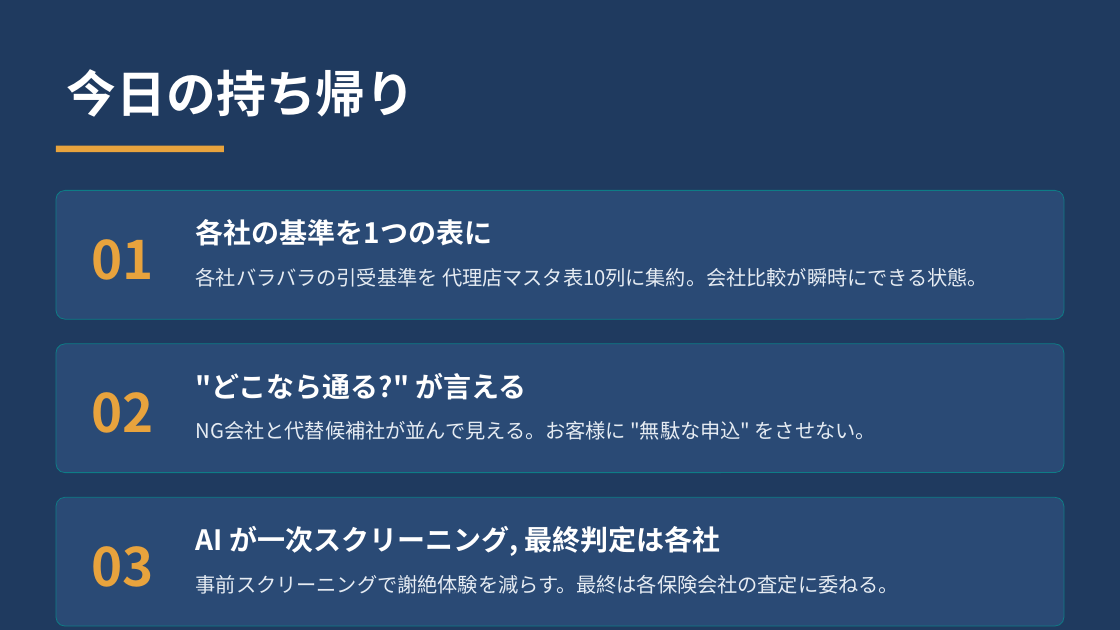
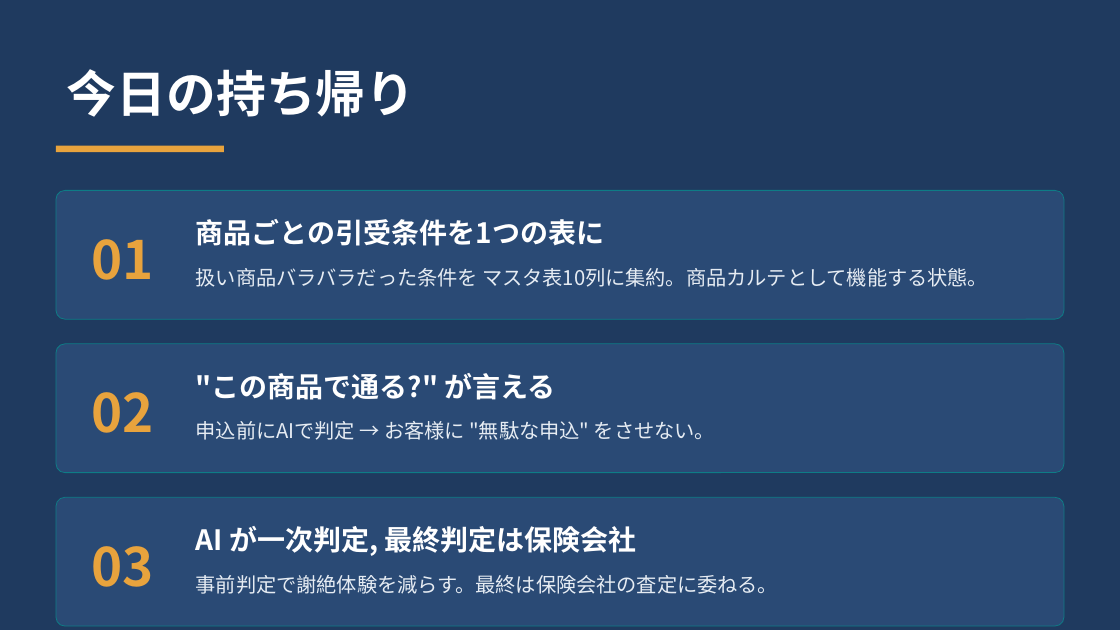
Before and after one commit to kana-story-321/github.io, a slide deck: slide 8 of lecture_pptx/out/s15/ワーク01.pptx. Drawn at 1120x630 pixels with LibreOffice and Linux fonts; fonts in the diff are those of the drawing. Boxes give left, top, right and bottom in pixels: in the first picture for what was removed or moved away, otherwise in the second. Text is boxed around its words. In the diff, an @@ line names an element or a change of style, - is before the commit and + after.

```diff
--- a/lecture_pptx/out/s15/ワーク01.pptx
+++ b/lecture_pptx/out/s15/ワーク01.pptx
@@ text at (196, 219, 604, 246): text changed @@
-各社の基準を1つの表に
+商品ごとの引受条件を1つの表に
@@ text at (196, 268, 988, 287): text changed @@
-各社バラバラの引受基準を 代理店マスタ表10列に集約。会社比較が瞬時にできる状態。
+扱い商品バラバラだった条件を マスタ表10列に集約。商品カルテとして機能する状態。
@@ text at (196, 373, 556, 400): text changed @@
-"どこなら通る?" が言える
+"この商品で通る?" が言える
@@ text at (196, 421, 715, 440): text changed @@
-NG会社と代替候補社が並んで見える。お客様に "無駄な申込" をさせない。
+申込前にAIで判定 → お客様に "無駄な申込" をさせない。
@@ text at (196, 526, 637, 556): text changed @@
-AI が一次スクリーニング, 最終判定は各社
+AI が一次判定, 最終判定は保険会社
@@ text at (196, 575, 778, 594): text changed @@
-事前スクリーニングで謝絶体験を減らす。最終は各保険会社の査定に委ねる。
+事前判定で謝絶体験を減らす。最終は保険会社の査定に委ねる。
```
Also in this commit, not shown: 7 other slides changed, 14 other files.
